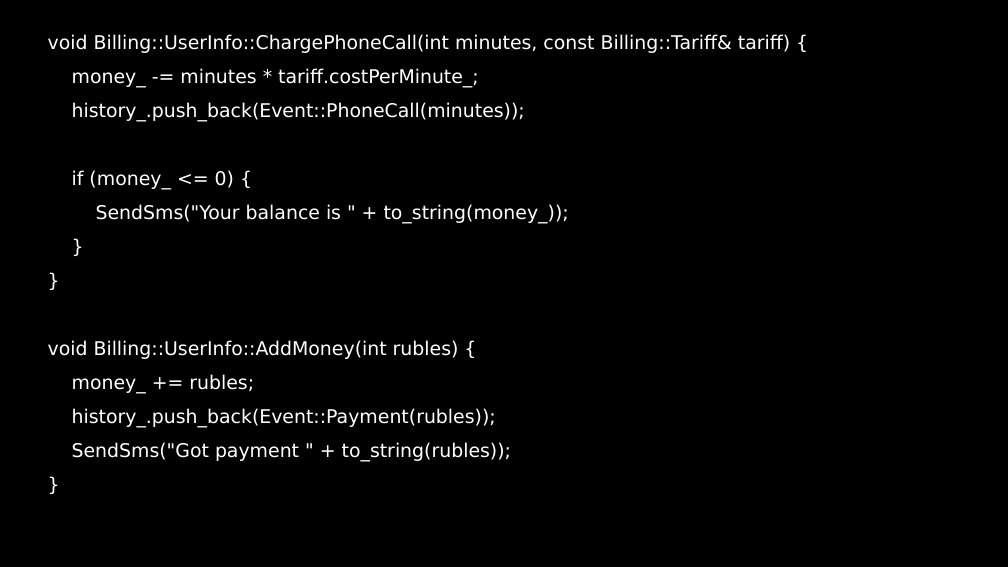
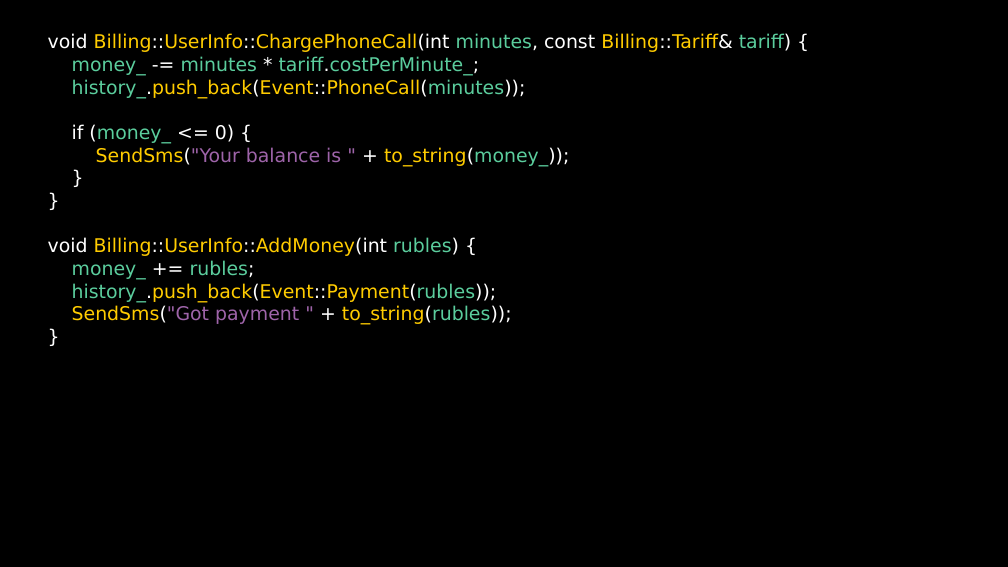
Before and after one commit to ishfb/cpprus17, a slide deck: slide 24 of slides.pptx. Drawn at 1008x567 pixels with LibreOffice and Linux fonts; fonts in the diff are those of the drawing. Boxes give left, top, right and bottom in pixels: in the first picture for what was removed or moved away, otherwise in the second. Text is boxed around its words. In the diff, an @@ line names an element or a change of style, - is before the commit and + after.

```diff
--- a/slides.pptx
+++ b/slides.pptx
@@ text at <box>48,33,791,325</box>: text changed; text colour #FFFFFF to #FFCC00 @@
-void Billing::UserInfo::ChargePhoneCall(int minutes, const Billing::Tariff& tariff) {
-money_ -= minutes * tariff.costPerMinute_;
-history_.push_back(Event::PhoneCall(minutes));
-if (money_ <= 0) {
-SendSms("Your balance is " + to_string(money_));
-}
-}
-void Billing::UserInfo::AddMoney(int rubles) {
-money_ += rubles;
-history_.push_back(Event::Payment(rubles));
-SendSms("Got payment " + to_string(rubles));
-}
+void Billing::UserInfo::ChargePhoneCall(int minutes, const Billing::Tariff& tariff) {
+money_ -= minutes * tariff.costPerMinute_;
+history_.push_back(Event::PhoneCall(minutes));
+if (money_ <= 0) {
+SendSms("Your balance is " + to_string(money_));
+}
+}
+void Billing::UserInfo::AddMoney(int rubles) {
+money_ += rubles;
+history_.push_back(Event::Payment(rubles));
+SendSms("Got payment " + to_string(rubles));
+}
```
Also in this commit, not shown: 2 other slides changed, 2 slides added, 1 slide removed, 1 other file.
